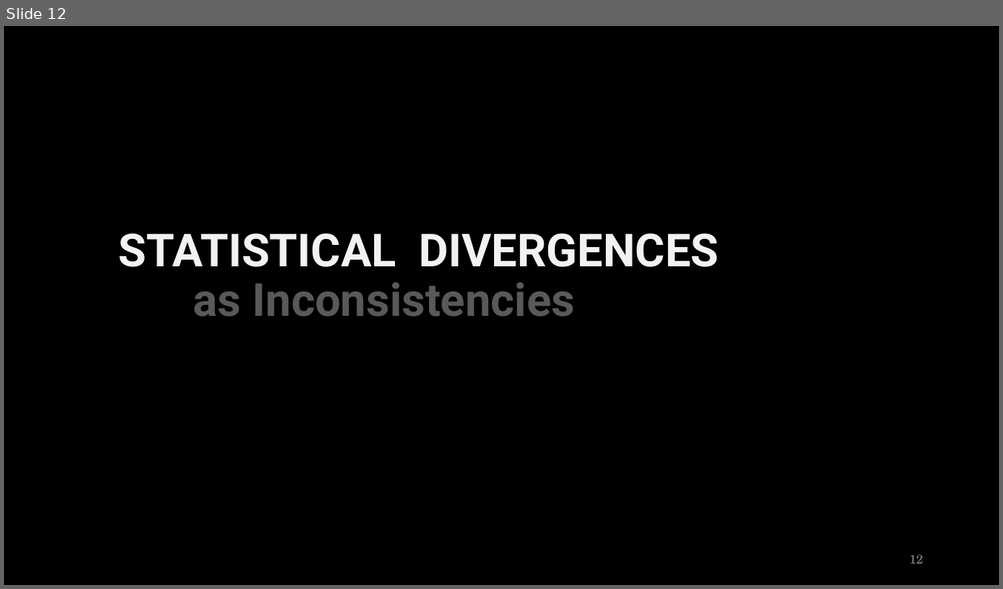
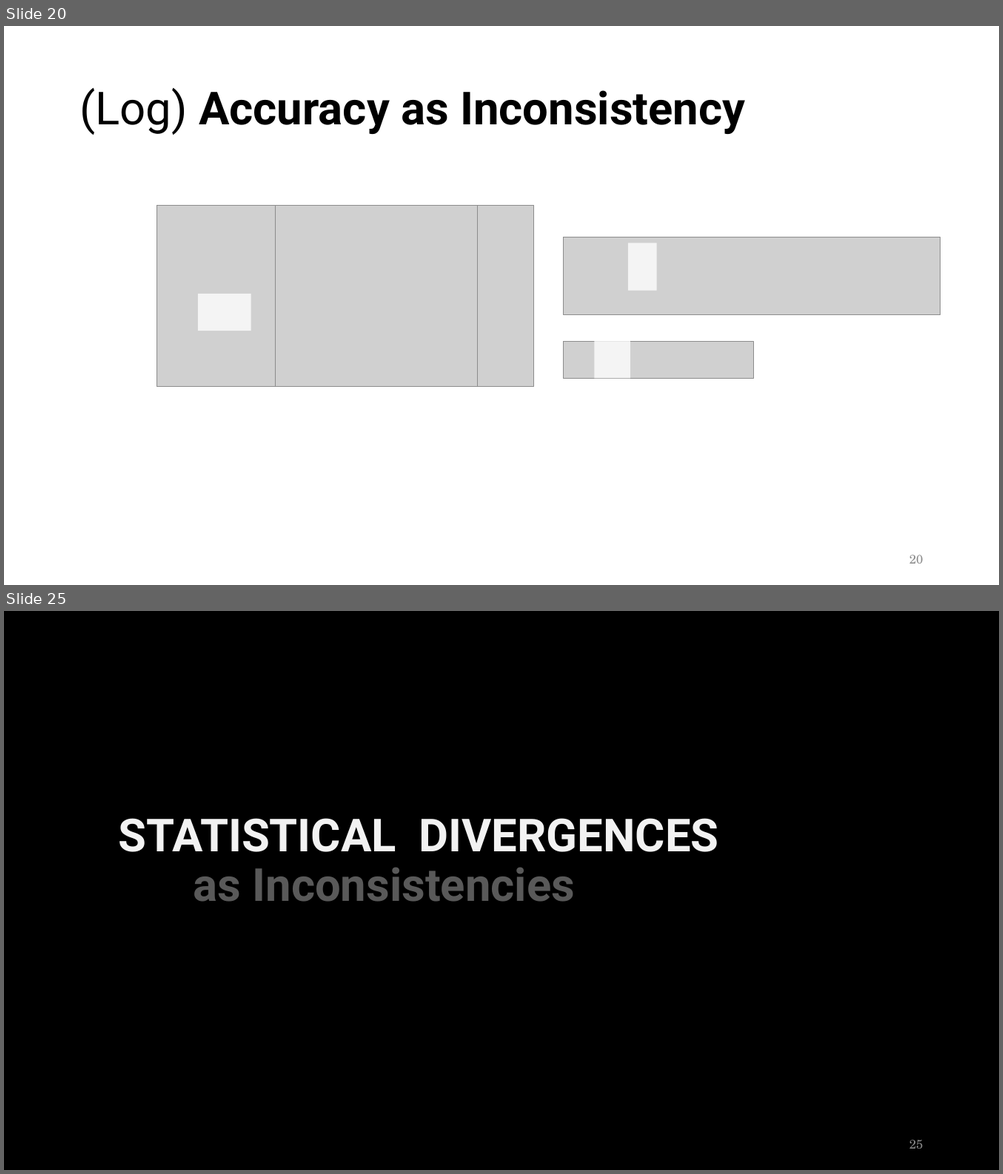
Before and after one commit to orichardson/pdg-expts, a slide deck: present/ai-seminar-2023/one-true-loss--45min.pptx. Shown one above the other, each under a label of ours: slide 12 before the commit, slides 20 and 25 after it; the slides between them are not shown. The pictures are 1003x589 and 1003x1174 pixels, drawn with LibreOffice and Linux fonts; fonts in the diff are those of the drawing; grey boxes stand for pictures. Boxes give left, top, right and bottom in pixels: in the first picture for what was removed or moved away, otherwise in the second. Text is boxed around its words. In the diff, an @@ line names an element or a change of style, - is before the commit and + after.

```diff
--- a/present/ai-seminar-2023/one-true-loss--45min.pptx
+++ b/present/ai-seminar-2023/one-true-loss--45min.pptx
@@ slide 20 added at box(4, 26, 999, 585), background #FFFFFF @@
@@ title added at box(79, 88, 745, 135), 44 pt, text #000000, bold @@
+(Log) Accuracy as Inconsistency
@@ picture added at box(157, 205, 276, 386) @@
@@ picture added at box(276, 205, 500, 386) @@
@@ picture added at box(478, 205, 534, 386) @@
@@ picture added at box(563, 238, 940, 315) @@
@@ rectangle added at box(628, 243, 656, 291), fill #FFFFFF at 78% opacity @@
@@ rectangle added at box(198, 294, 251, 331), fill #FFFFFF at 78% opacity @@
@@ rectangle added at box(595, 331, 630, 379), fill #FFFFFF at 78% opacity @@
@@ picture added at box(563, 341, 754, 379) @@
@@ page number added at box(909, 555, 923, 564), 12 pt, text #8C8C8C @@
+20
@@ what was slide 12 is now slide 25 @@
@@ page number at box(909, 1140, 923, 1149): text changed @@
-12
+25
```
Also in this commit, not shown: 16 slides changed, 18 other slides added.
